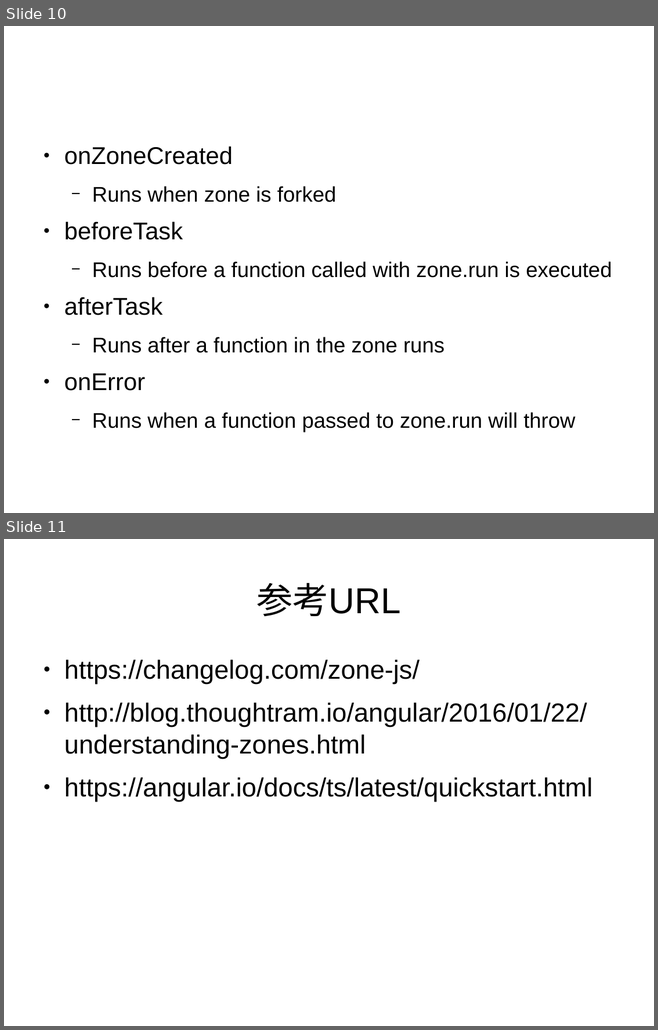
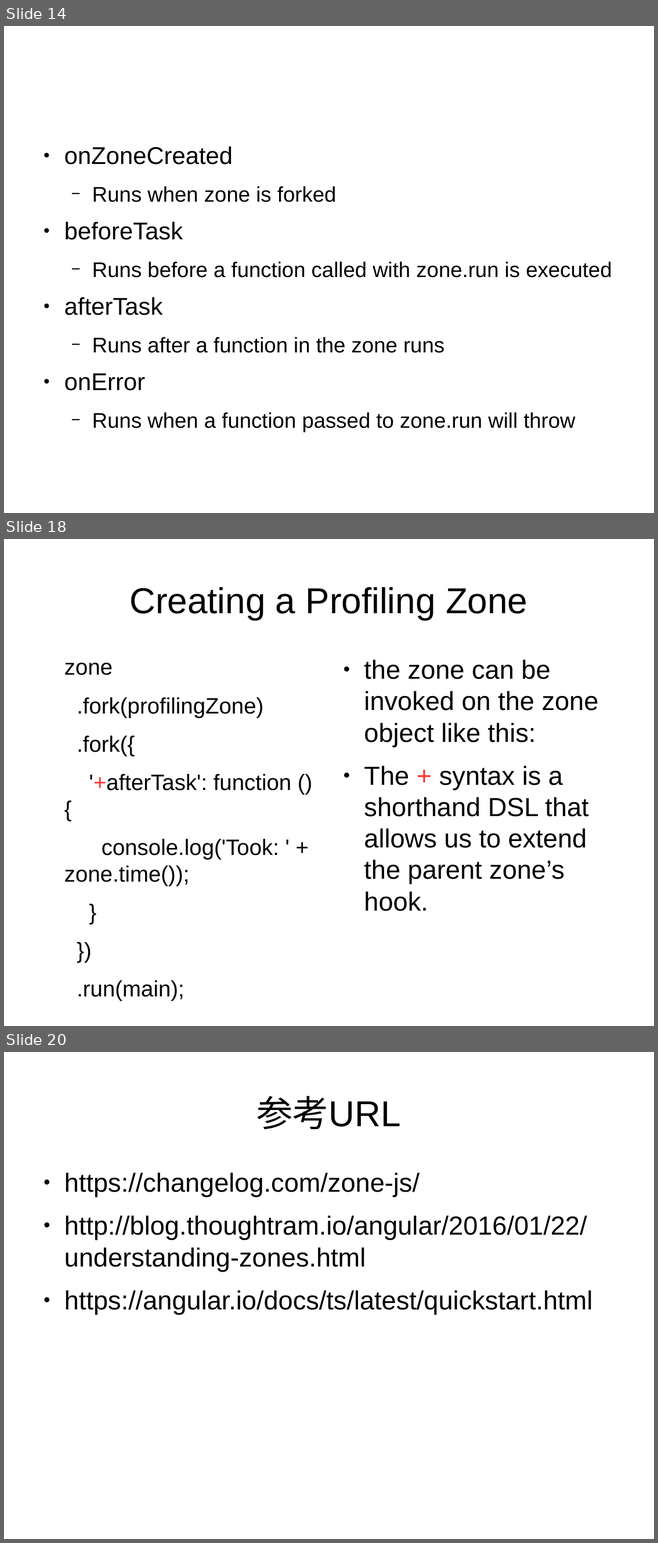
Before and after one commit to sallop/zone-tutorial, a slide deck: resume.odp. Shown one above the other, each under a label of ours: slides 10 and 11 before the commit, slides 14, 18 and 20 after it; the slides between them are not shown. The pictures are 658x1030 and 658x1543 pixels, drawn with LibreOffice and Linux fonts; fonts in the diff are those of the drawing. Boxes give left, top, right and bottom in pixels: in the first picture for what was removed or moved away, otherwise in the second. Text is boxed around its words. In the diff, an @@ line names an element or a change of style, - is before the commit and + after.

```diff
--- a/resume.odp
+++ b/resume.odp
@@ slide 18 added at <box>4,539,654,1026</box>, background #FFFFFF @@
@@ title added at <box>129,587,527,620</box>, 44 pt, text #000000 @@
+Creating a Profiling Zone
@@ text added at <box>364,660,598,911</box>, 32 pt, text #000000 @@
+● the zone can be invoked on the zone object like this:
+● The + syntax is a shorthand DSL that allows us to extend the parent zone’s hook.
@@ text added at <box>64,663,291,1001</box>, 27.2 pt, text #000000 @@
+zone
+.fork(profilingZone)
+.fork({
+'+afterTask': function () {
+console.log('Took: ' + zone.time());
+}
+})
+.run(main);
@@ what was slide 10 is now slide 14 @@
@@ what was slide 11 is now slide 20 @@
```
Also in this commit, not shown: 1 slide changed, 8 other slides added.
